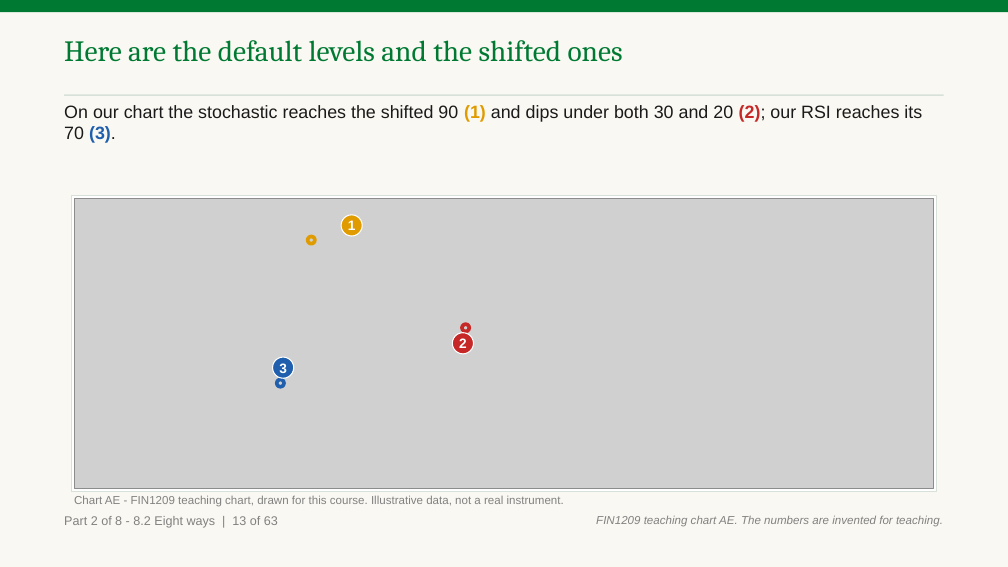
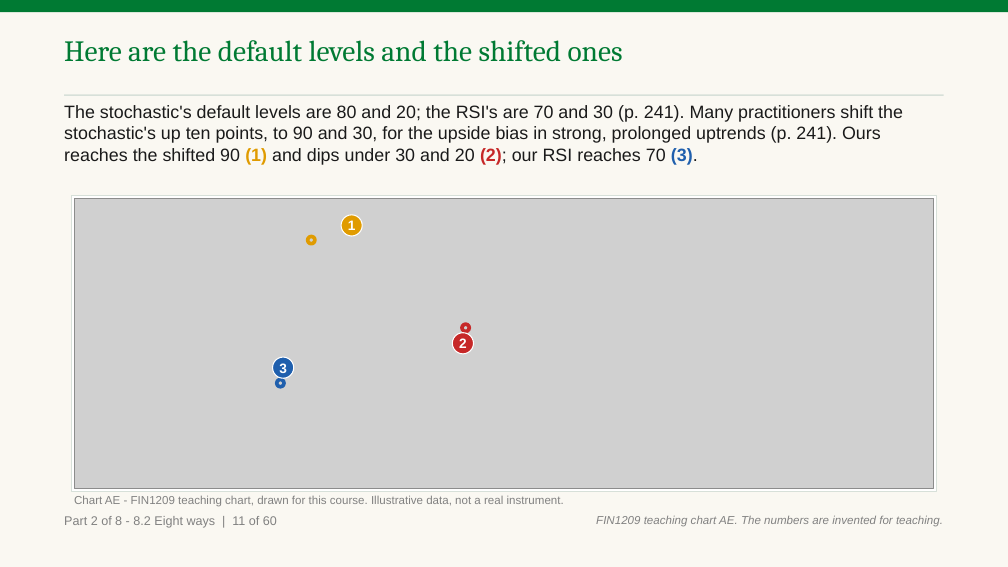
Before and after one commit to benjiesotelo-sudo/Telos_FIN1209, a slide deck: slide 69 of chapter-08/FIN1209-Chapter-08-Student-Edition.pptx. Drawn at 1008x567 pixels with LibreOffice and Linux fonts; fonts in the diff are those of the drawing; grey boxes stand for pictures. Boxes give left, top, right and bottom in pixels: in the first picture for what was removed or moved away, otherwise in the second. Text is boxed around its words. In the diff, an @@ line names an element or a change of style, - is before the commit and + after.

Commit message:
Chapter 8 Part A read 3: one fix round

```diff
--- a/chapter-08/FIN1209-Chapter-08-Student-Edition.pptx
+++ b/chapter-08/FIN1209-Chapter-08-Student-Edition.pptx
@@ text at (x1=64, y1=105, x2=903, y2=165): text changed @@
-On our chart the stochastic reaches the shifted 90 (1) and dips under both 30 and 20 (2); our RSI reaches its 70 (3).
+The stochastic's default levels are 80 and 20; the RSI's are 70 and 30 (p. 241). Many practitioners shift the stochastic's up ten points, to 90 and 30, for the upside bias in strong, prolonged uptrends (p. 241). Ours reaches the shifted 90 (1) and dips under 30 and 20 (2); our RSI reaches 70 (3).
@@ text at (x1=64, y1=516, x2=277, y2=528): text changed @@
-Part 2 of 8 - 8.2 Eight ways | 13 of 63
+Part 2 of 8 - 8.2 Eight ways | 11 of 60
```
Also in this commit, not shown: 112 other slides changed, 1 slide removed, 5 other files.
